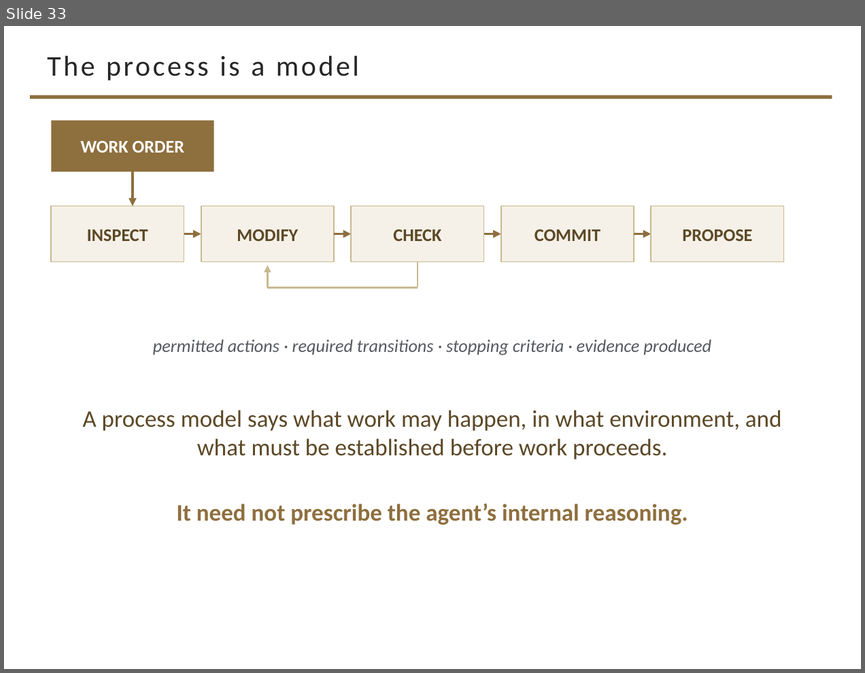
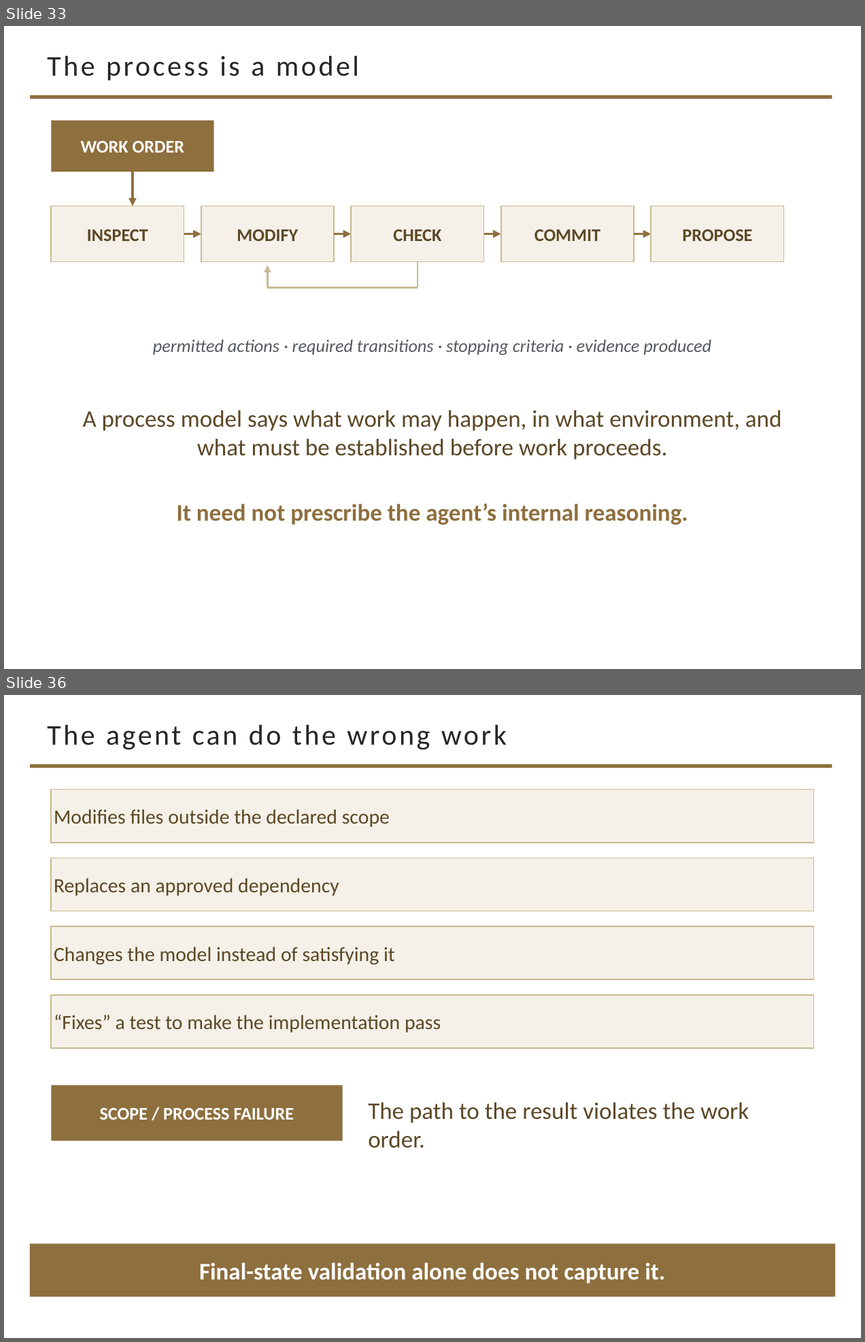
Before and after one commit to davisjam/model-based-agentic-software-engineering, a slide deck: course/lectures/act-2-delegation-and-control/03-alignment/2-3-Alignment.pptx. Shown one above the other, each under a label of ours: slide 33 before the commit, slides 33 and 36 after it; the slides between them are not shown. The pictures are 865x673 and 865x1342 pixels, drawn with LibreOffice and Linux fonts; fonts in the diff are those of the drawing; background and template pictures are left out. Boxes give left, top, right and bottom in pixels: in the first picture for what was removed or moved away, otherwise in the second. Text is boxed around its words. In the diff, an @@ line names an element or a change of style, - is before the commit and + after.

Commit message:
deck 2-3 rebuild phase 3: Section-2 failure-model slides + models-drive-controls bridge

```diff
--- a/course/lectures/act-2-delegation-and-control/03-alignment/2-3-Alignment.pptx
+++ b/course/lectures/act-2-delegation-and-control/03-alignment/2-3-Alignment.pptx
@@ slide 36 added at (4, 695, 861, 1338), background #FFFFFF; not listed: 1 template element that a slide beside it also shows @@
@@ title added at (47, 725, 507, 750), 24 pt, text #262626 @@
+The agent can do the wrong work
@@ rectangle added at (51, 790, 814, 843), fill #F5F1E8, outline #C9B991 1 pt, 17 pt, text #5C4826 @@
+Modifies files outside the declared scope
@@ rectangle added at (51, 858, 814, 911), fill #F5F1E8, outline #C9B991 1 pt, 17 pt, text #5C4826 @@
+Replaces an approved dependency
@@ rectangle added at (51, 926, 814, 979), fill #F5F1E8, outline #C9B991 1 pt, 17 pt, text #5C4826 @@
+Changes the model instead of satisfying it
@@ rectangle added at (51, 995, 814, 1048), fill #F5F1E8, outline #C9B991 1 pt, 17 pt, text #5C4826 @@
+“Fixes” a test to make the implementation pass
@@ rectangle added at (51, 1085, 343, 1140), fill #8E6F3E, 15 pt, text #FFFFFF, bold @@
+SCOPE / PROCESS FAILURE
@@ text added at (368, 1102, 749, 1148), 20 pt, text #5C4826 @@
+The path to the result violates the work order.
@@ rectangle added at (30, 1243, 835, 1297), fill #8E6F3E, 20 pt, text #FFFFFF, bold @@
+Final-state validation alone does not capture it.
```
Also in this commit, not shown: 5 other slides added.
